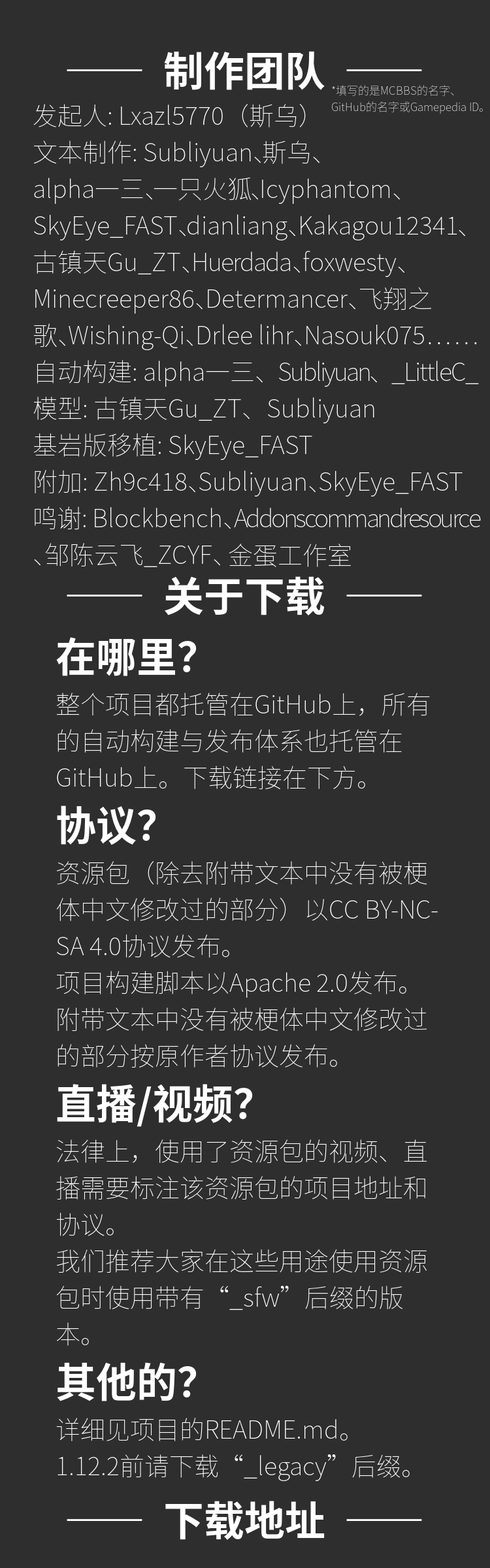
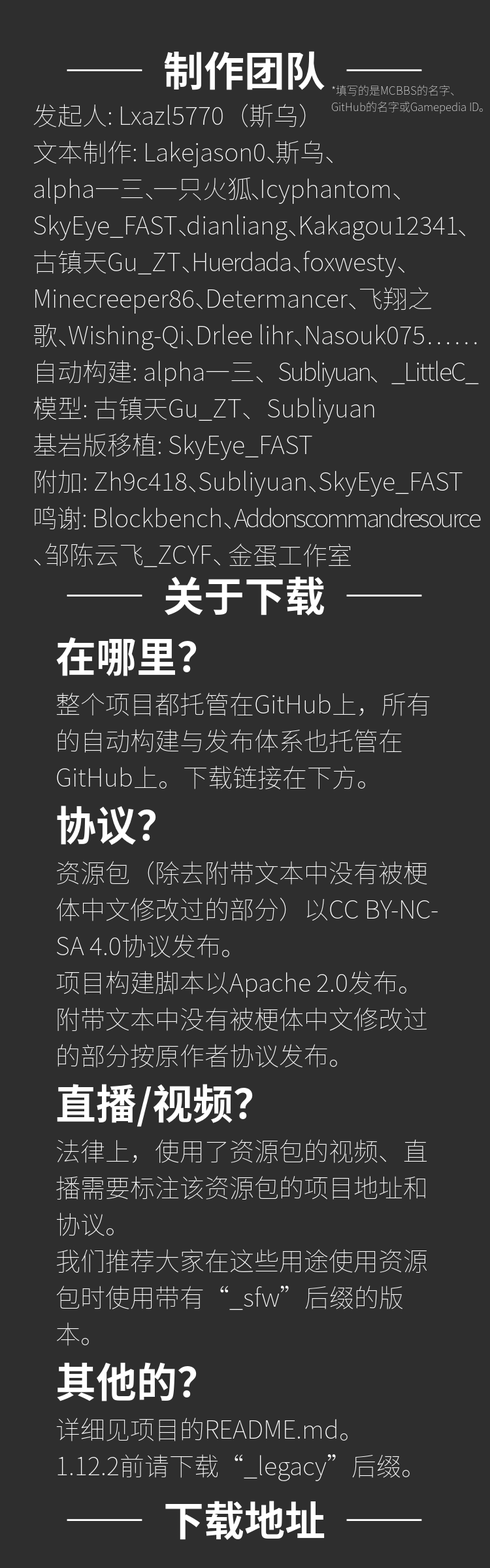
Layered file, before and after one edit (490 x 1568). Changes by layer:
painted on "发起人: Lxazl5770（斯乌） ..." over (144, 140, 334, 168)
